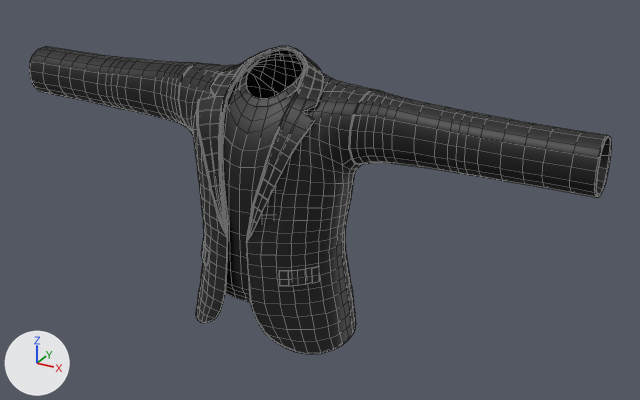
The FBX model Assets/Store Items Addressables/Shirt/06-10-23/Boy_C_Shirt_179.fbx, before and after one commit.
Before and after are seen from a camera (50 mm lens) standing at (0.781, -1.232, 1.562) and looking at (0.077, 0.049, 0.921). Every picture has the same lights, and +X, +Y and +Z are marked at lower left. Mesh edges are drawn as thin lines. Where no turn or scale is listed for an object, it has been applied to the vertices.

Objects in the first picture: 'Boy_C_Shirt_179'.
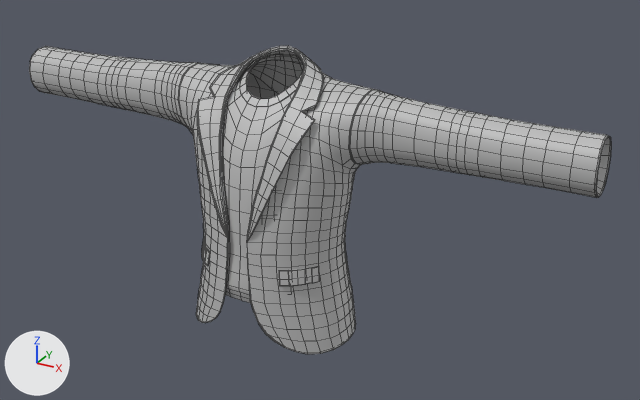
Edits to the bpy script that builds the scene:
```text
Change mat_boy_c_shirt_179_mat:
    remove mat_boy_c_shirt_179_mat.texture = img_boy_c_shirt_179_mat_2d_view_png  # with its transparency
    add mat_boy_c_shirt_179_mat.base_color = (0.5, 0.5, 0.5)  # grey #bcbcbc
Change me_mesh:
    used by ob_boy_c_shirt_179; location = (0.0, 0.0, 0.0)
    remove me_mesh.from_pydata(...)  # 2635 vertices, 2550 faces; spans x -0.56..0.56, y -0.113..0.136, z 0.674..1.188
    add me_mesh.from_pydata(...)  # 2462 vertices, 2334 faces; spans x -0.56..0.56, y -0.112..0.136, z 0.675..1.188
    me_mesh part 1: 361 vertices moved from x -0.173..0.173, y -0.113..0.133, z 0.674..1.113 to x -0.173..0.173, y -0.108..0.133, z 0.675..1.113; 397 vertices removed from x -0.179..0.179, y -0.113..0.136, z 0.674..1.184; 224 vertices added at x -0.179..0.179, y -0.11..0.135, z 0.675..1.141
```

Location of each change, [x1, y1, x2, y2] in pixels of the pictures (640 x 400 px; the box of a moved part takes in the faces that stretch with it):
'Boy_C_Shirt_179', surface changed, reshaped (black to grey): [29, 46, 611, 354] in both
part 1 of me_mesh, moved or reshaped: before [178, 50, 377, 354]; after [175, 63, 376, 354]
